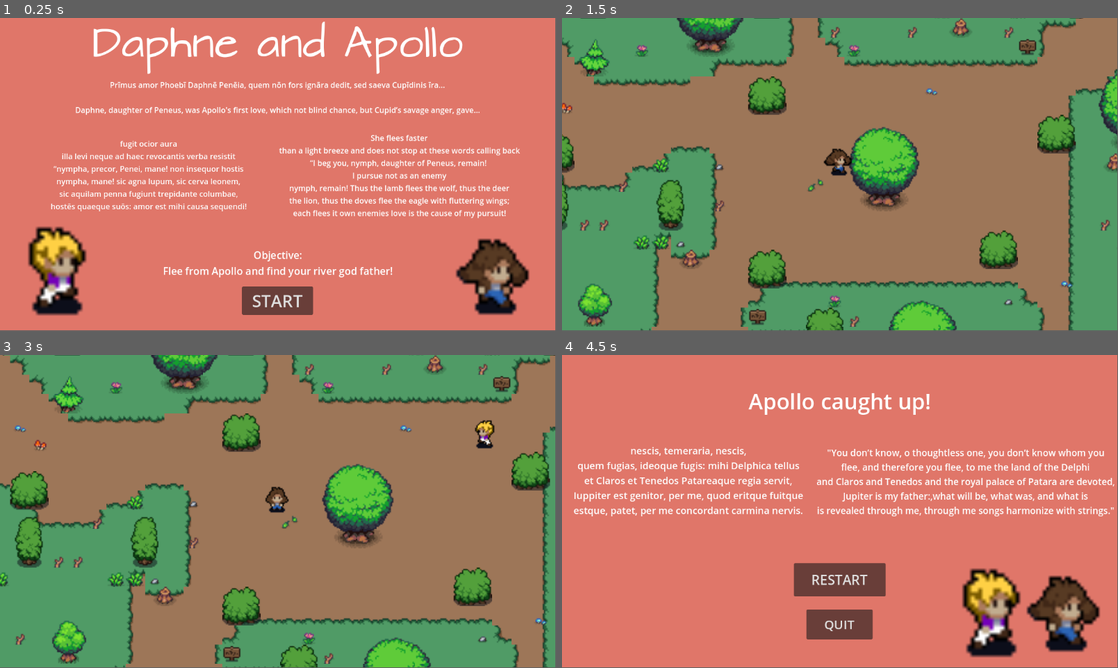
Above: before the commit, frames 1-4 (two rows, left to right).
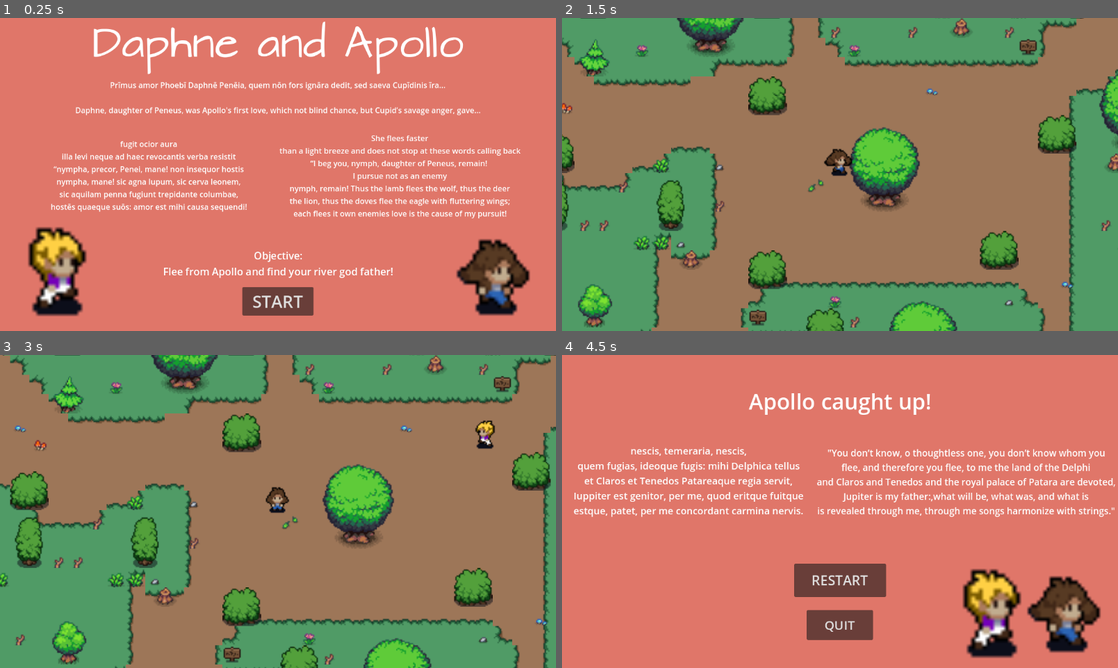
Above: after the commit, the same moments.

Repository: richardliu18/daphne-and-apollo
Game: Godot game, scene res://scenes/main.tscn
The game is run twice, just before and just after one commit, with the same random seed, the same clock (stepped at 60 frames per second) and the same inputs.
Inputs (mouse positions are in pixels of both pictures, inside the frame that each line leads up to):
- Up to frame 1 (0.25 s): no input
- Up to frame 2 (1.5 s): click "START" at 0.5 s; tap Enter (enter) at 1.25, 1.35 s; move the mouse to (962, 158) at 1.27 s; hold D (right) from 1.28 s (still down); click (962, 158) at 1.42 s
- Up to frame 3 (3 s): release D (right) at 2 s; click "RESTART" at 2 s; click "START" at 2.75 s
- Up to frame 4 (4.5 s): move the mouse to (728, 527) at 3.52 s; hold S (down) 3.53-4.28 s; tap Enter (enter) at 3.6, 4.35 s; move the mouse to (895, 442) at 4.27 s; hold D (right) from 4.28 s (still down)
In our replay, the window is 799x449 before the commit and 800x450 after it. These sizes can differ from the game's own. Grey fills any space a smaller window leaves; there, only what the larger window draws over its background counts as a difference.

The runs differ from the first frame. In frame 1, 6.8% of the frame differs, in the area x 5-96%, y 1-96%; in frame 2, 3.0%; in frame 3, 3.1%; in frame 4, 5.8%.

Commit message:
Fixed some bugs with camera and sprites in browser

Diff:
--- a/project.godot
+++ b/project.godot
@@ -14,6 +14,10 @@
 run/main_scene="uid://ctd4la6betihl"
 config/features=PackedStringArray("4.5", "Forward Plus")
 config/icon="res://icon.svg"
+
+[display]
+
+window/stretch/mode="viewport"
 
 [input]
 
--- a/scenes/apollo.tscn
+++ b/scenes/apollo.tscn
@@ -3,8 +3,9 @@
 [ext_resource type="Script" uid="uid://q71qrhsfaxxe" path="res://scripts/apollo.gd" id="1_gw16q"]
 [ext_resource type="Texture2D" uid="uid://53fa8jgdh28" path="res://apollo.png" id="2_gw16q"]
 
-[sub_resource type="CircleShape2D" id="CircleShape2D_gw16q"]
-radius = 11.0
+[sub_resource type="CapsuleShape2D" id="CapsuleShape2D_tq4pr"]
+radius = 7.0
+height = 22.0
 
 [sub_resource type="AnimationNodeAnimation" id="AnimationNodeAnimation_q05oq"]
 animation = &"running_side"
@@ -77,6 +78,24 @@
 "values": [0, 1, 2, 3]
 }
 
+[sub_resource type="Animation" id="Animation_j2ggw"]
+resource_name = "running_down"
+length = 0.6
+loop_mode = 1
+step = 0.1
+tracks/0/type = "value"
+tracks/0/imported = false
+tracks/0/enabled = true
+tracks/0/path = NodePath(".:frame")
+tracks/0/interp = 1
+tracks/0/loop_wrap = true
+tracks/0/keys = {
+"times": PackedFloat32Array(0, 0.1, 0.2, 0.3, 0.4, 0.5),
+"transitions": PackedFloat32Array(1, 1, 1, 1, 1, 1),
+"update": 1,
+"values": [18, 19, 20, 21, 22, 23]
+}
+
 [sub_resource type="Animation" id="Animation_q4w8f"]
 resource_name = "running_side"
 length = 0.6
@@ -113,24 +132,6 @@
 "values": [30, 31, 32, 33, 34, 35]
 }
 
-[sub_resource type="Animation" id="Animation_j2ggw"]
-resource_name = "running_down"
-length = 0.6
-loop_mode = 1
-step = 0.1
-tracks/0/type = "value"
-tracks/0/imported = false
-tracks/0/enabled = true
-tracks/0/path = NodePath(".:frame")
-tracks/0/interp = 1
-tracks/0/loop_wrap = true
-tracks/0/keys = {
-"times": PackedFloat32Array(0, 0.1, 0.2, 0.3, 0.4, 0.5),
-"transitions": PackedFloat32Array(1, 1, 1, 1, 1, 1),
-"update": 1,
-"values": [18, 19, 20, 21, 22, 23]
-}
-
 [sub_resource type="AnimationLibrary" id="AnimationLibrary_q05oq"]
 _data = {
 &"RESET": SubResource("Animation_m83pb"),
@@ -145,7 +146,7 @@
 script = ExtResource("1_gw16q")
 
 [node name="CollisionShape2D" type="CollisionShape2D" parent="."]
-shape = SubResource("CircleShape2D_gw16q")
+shape = SubResource("CapsuleShape2D_tq4pr")
 
 [node name="Sprite2D" type="Sprite2D" parent="."]
 position = Vector2(0, -8)
--- a/scenes/end_game.tscn
+++ b/scenes/end_game.tscn
@@ -21,21 +21,22 @@
 grow_vertical = 2
 theme_override_styles/panel = SubResource("StyleBoxFlat_0h6i1")
 
-[node name="Apollo" type="Sprite2D" parent="."]
-position = Vector2(886.99994, 539)
+[node name="Apollo" type="Sprite2D" parent="Panel"]
+position = Vector2(886.99994, 538.99994)
 scale = Vector2(7.7560406, 7.7913036)
 texture = ExtResource("2_0py74")
 region_enabled = true
 region_rect = Rect2(-8, 192, 64, 64)
 
-[node name="Label" type="Label" parent="."]
+[node name="Label" type="Label" parent="Panel"]
+layout_mode = 1
 anchors_preset = 5
 anchor_left = 0.5
 anchor_right = 0.5
 offset_left = -48.0
-offset_top = 189.0
+offset_top = 188.99994
 offset_right = 572.0
-offset_bottom = 366.0
+offset_bottom = 365.99994
 grow_horizontal = 2
 theme_override_font_sizes/font_size = 19
 text = "\"You don’t know, o thoughtless one, you don’t know whom you
@@ -46,50 +47,53 @@
 "
 horizontal_alignment = 1
 
-[node name="Restart" type="Button" parent="."]
+[node name="Restart" type="Button" parent="Panel"]
+layout_mode = 1
 anchors_preset = 8
 anchor_left = 0.5
 anchor_top = 0.5
 anchor_right = 0.5
 anchor_bottom = 0.5
 offset_left = -95.25
-offset_top = 108.0
+offset_top = 107.99994
 offset_right = 95.25
-offset_bottom = 177.0
+offset_bottom = 176.99994
 grow_horizontal = 2
 grow_vertical = 2
 size_flags_horizontal = 4
 theme_override_font_sizes/font_size = 28
 text = "RESTART"
 
-[node name="Quit" type="Button" parent="."]
+[node name="Quit" type="Button" parent="Panel"]
+layout_mode = 1
 anchors_preset = -1
 anchor_left = 0.5
 anchor_top = 0.5
 anchor_right = 0.5
 anchor_bottom = 0.897
 offset_left = -68.75
-offset_top = 204.0
+offset_top = 203.99994
 offset_right = 68.75
-offset_bottom = 8.744019
+offset_bottom = 8.7439575
 grow_horizontal = 2
 grow_vertical = 2
 size_flags_horizontal = 4
 theme_override_font_sizes/font_size = 26
 text = "QUIT"
 
-[node name="Sprite2D" type="Sprite2D" parent="."]
-position = Vector2(1043, 537)
+[node name="Sprite2D" type="Sprite2D" parent="Panel"]
+position = Vector2(1043, 536.99994)
 scale = Vector2(6.4557295, 6.994791)
 texture = ExtResource("3_5pifh")
 region_enabled = true
 region_rect = Rect2(192, 200, 48, 48)
 
-[node name="Label2" type="Label" parent="."]
+[node name="Label2" type="Label" parent="Panel"]
+layout_mode = 0
 offset_left = 12.0
-offset_top = 184.0
+offset_top = 183.99994
 offset_right = 513.0
-offset_bottom = 346.0
+offset_bottom = 345.99994
 theme_override_font_sizes/font_size = 20
 text = "nescis, temeraria, nescis,
 quem fugias, ideoque fugis: mihi Delphica tellus
@@ -98,18 +102,19 @@
 estque, patet, per me concordant carmina nervis."
 horizontal_alignment = 1
 
-[node name="Label3" type="Label" parent="."]
+[node name="Label3" type="Label" parent="Panel"]
+layout_mode = 1
 anchors_preset = 5
 anchor_left = 0.5
 anchor_right = 0.5
 offset_left = -189.5
-offset_top = 64.0
+offset_top = 63.99994
 offset_right = 189.5
-offset_bottom = 127.0
+offset_bottom = 126.99994
 grow_horizontal = 2
 theme_override_font_sizes/font_size = 45
 text = "Apollo caught up!"
 horizontal_alignment = 1
 
-[connection signal="pressed" from="Restart" to="." method="_on_restart_pressed"]
-[connection signal="pressed" from="Quit" to="." method="_on_quit_pressed"]
+[connection signal="pressed" from="Panel/Restart" to="." method="_on_restart_pressed"]
+[connection signal="pressed" from="Panel/Quit" to="." method="_on_quit_pressed"]
--- a/scenes/main.tscn
+++ b/scenes/main.tscn
@@ -9,9 +9,9 @@
 [node name="Main" type="Node2D"]
 script = ExtResource("1_tbgi4")
 
+[node name="Map" parent="." instance=ExtResource("3_o6xl0")]
+
 [node name="ApolloEndGame" parent="." instance=ExtResource("2_tefeu")]
-
-[node name="Map" parent="." instance=ExtResource("3_o6xl0")]
 
 [node name="TreeEndGame" parent="." instance=ExtResource("4_tipki")]
 
--- a/scenes/start_game.tscn
+++ b/scenes/start_game.tscn
@@ -11,7 +11,17 @@
 [node name="StartGame" type="CanvasLayer"]
 script = ExtResource("1_lhive")
 
-[node name="Label2" type="Label" parent="."]
+[node name="Panel" type="Panel" parent="."]
+z_index = -1
+anchors_preset = 15
+anchor_right = 1.0
+anchor_bottom = 1.0
+grow_horizontal = 2
+grow_vertical = 2
+theme_override_styles/panel = SubResource("StyleBoxFlat_wcjs8")
+
+[node name="Label2" type="Label" parent="Panel"]
+layout_mode = 1
 anchors_preset = 8
 anchor_left = 0.5
 anchor_top = 0.5
@@ -31,7 +41,8 @@
 hostēs quaeque suōs: amor est mihi causa sequendi!"
 horizontal_alignment = 1
 
-[node name="Label" type="Label" parent="."]
+[node name="Label" type="Label" parent="Panel"]
+layout_mode = 1
 anchors_preset = 5
 anchor_left = 0.5
 anchor_right = 0.5
@@ -45,16 +56,8 @@
 text = "Daphne and Apollo"
 horizontal_alignment = 1
 
-[node name="Panel" type="Panel" parent="."]
-z_index = -1
-anchors_preset = 15
-anchor_right = 1.0
-anchor_bottom = 1.0
-grow_horizontal = 2
-grow_vertical = 2
-theme_override_styles/panel = SubResource("StyleBoxFlat_wcjs8")
-
-[node name="Title" type="Label" parent="."]
+[node name="Title" type="Label" parent="Panel"]
+layout_mode = 1
 anchors_preset = 5
 anchor_left = 0.5
 anchor_right = 0.5
@@ -69,8 +72,9 @@
 "
 horizontal_alignment = 1
 
-[node name="Start" type="Button" parent="."]
+[node name="Start" type="Button" parent="Panel"]
 z_index = 1
+layout_mode = 1
 anchors_preset = 7
 anchor_left = 0.5
 anchor_top = 1.0
@@ -86,7 +90,8 @@
 toggle_mode = true
 text = "START"
 
-[node name="Explanation" type="Label" parent="."]
+[node name="Explanation" type="Label" parent="Panel"]
+layout_mode = 1
 anchors_preset = 8
 anchor_left = 0.5
 anchor_top = 0.5
@@ -108,21 +113,22 @@
 "
 horizontal_alignment = 1
 
-[node name="Apollo" type="Sprite2D" parent="."]
+[node name="Apollo" type="Sprite2D" parent="Panel"]
 position = Vector2(115.00001, 529)
 scale = Vector2(7.7560406, 7.7913036)
 texture = ExtResource("3_wcjs8")
 region_enabled = true
 region_rect = Rect2(-8, 192, 64, 64)
 
-[node name="Sprite2D" type="Sprite2D" parent="."]
+[node name="Sprite2D" type="Sprite2D" parent="Panel"]
 position = Vector2(1025, 537)
 scale = Vector2(6.4557295, 6.994791)
 texture = ExtResource("4_qr1nj")
 region_enabled = true
 region_rect = Rect2(192, 200, 48, 48)
 
-[node name="Label3" type="Label" parent="."]
+[node name="Label3" type="Label" parent="Panel"]
+layout_mode = 1
 anchors_preset = 8
 anchor_left = 0.5
 anchor_top = 0.5
@@ -139,4 +145,4 @@
 Flee from Apollo and find your river god father!"
 horizontal_alignment = 1
 
-[connection signal="pressed" from="Start" to="." method="_on_start_pressed"]
+[connection signal="pressed" from="Panel/Start" to="." method="_on_start_pressed"]
--- a/scenes/tree_end_game.tscn
+++ b/scenes/tree_end_game.tscn
@@ -21,16 +21,47 @@
 grow_vertical = 2
 theme_override_styles/panel = SubResource("StyleBoxFlat_ebl7i")
 
-[node name="Label" type="Label" parent="."]
+[node name="Label3" type="Label" parent="Panel"]
+layout_mode = 1
+anchors_preset = 5
+anchor_left = 0.5
+anchor_right = 0.5
+offset_left = -414.0
+offset_top = 55.99994
+offset_right = 414.0
+offset_bottom = 155.99994
+grow_horizontal = 2
+theme_override_font_sizes/font_size = 39
+text = "You have turned into a tree!"
+horizontal_alignment = 1
+
+[node name="Label2" type="Label" parent="Panel"]
+layout_mode = 0
+offset_left = 39.0
+offset_top = 162.99994
+offset_right = 485.0
+offset_bottom = 362.99994
+theme_override_font_sizes/font_size = 18
+text = "fer, pater,” inquit “opem! sī flūmina nūmen habētis,
+quā nimium placuī, mūtandō perde figūram!”
+vix prece finitā torpor gravis occupat artūs,
+mollia cinguntur tenui praecordia libro,
+in frondem crinēs, in ramos bracchia crescunt,
+pes modo tam velox pigris radicibus haeret,
+ora cacumen habet: remanet nitor unus in illa."
+horizontal_alignment = 1
+
+[node name="Label" type="Label" parent="Panel"]
+layout_mode = 1
 anchors_preset = 8
 anchor_left = 0.5
 anchor_top = 0.5
 anchor_right = 0.5
 anchor_bottom = 0.5
 offset_left = -160.0
-offset_top = -161.0
+offset_top = -161.00006
 offset_right = 700.0
-offset_bottom = 81.0
+offset_bottom = 80.99994
 grow_horizontal = 2
 grow_vertical = 2
 theme_override_font_sizes/font_size = 18
@@ -43,79 +74,53 @@
 her face has the top of a tree, a single splendor remains in her."
 horizontal_alignment = 1
 
-[node name="Restart" type="Button" parent="."]
+[node name="Restart" type="Button" parent="Panel"]
+layout_mode = 1
 anchors_preset = 8
 anchor_left = 0.5
 anchor_top = 0.5
 anchor_right = 0.5
 anchor_bottom = 0.5
 offset_left = -72.125
-offset_top = 147.0
+offset_top = 146.99994
 offset_right = 72.125
-offset_bottom = 203.5
+offset_bottom = 203.49994
 grow_horizontal = 2
 grow_vertical = 2
 theme_override_font_sizes/font_size = 21
 text = "RESTART"
 
-[node name="Quit" type="Button" parent="."]
+[node name="Quit" type="Button" parent="Panel"]
+layout_mode = 1
 anchors_preset = -1
 anchor_left = 0.5
 anchor_top = 0.5
 anchor_right = 0.5
 anchor_bottom = 0.648
 offset_left = -56.0
-offset_top = 213.0
+offset_top = 212.99994
 offset_right = 56.0
-offset_bottom = 167.09601
+offset_bottom = 167.09595
 grow_horizontal = 2
 grow_vertical = 2
 theme_override_font_sizes/font_size = 23
 text = "QUIT"
 
-[node name="Sprite2D" type="Sprite2D" parent="."]
+[node name="Sprite2D" type="Sprite2D" parent="Panel"]
 z_index = 1
-position = Vector2(971.1041, 506.20313)
+position = Vector2(971.1041, 506.20306)
 scale = Vector2(4.0279937, 3.7834206)
 texture = ExtResource("2_tsxnn")
 region_enabled = true
 region_rect = Rect2(272, 8, 64, 72)
 
-[node name="Apollo" type="Sprite2D" parent="."]
+[node name="Apollo" type="Sprite2D" parent="Panel"]
 z_index = 1
-position = Vector2(193.00012, 513)
+position = Vector2(193.00012, 512.99994)
 scale = Vector2(7.7560406, 7.7913036)
 texture = ExtResource("3_ea1ia")
 region_enabled = true
 region_rect = Rect2(-8, 192, 64, 64)
 
-[node name="Label2" type="Label" parent="."]
-offset_left = 39.0
-offset_top = 163.0
-offset_right = 485.0
-offset_bottom = 363.0
-theme_override_font_sizes/font_size = 18
-text = "fer, pater,” inquit “opem! sī flūmina nūmen habētis,
-quā nimium placuī, mūtandō perde figūram!”
-vix prece finitā torpor gravis occupat artūs,
-mollia cinguntur tenui praecordia libro,
-in frondem crinēs, in ramos bracchia crescunt,
-pes modo tam velox pigris radicibus haeret,
-ora cacumen habet: remanet nitor unus in illa."
-horizontal_alignment = 1
-
-[node name="Label3" type="Label" parent="."]
-anchors_preset = 5
-anchor_left = 0.5
-anchor_right = 0.5
-offset_left = -414.0
-offset_top = 56.0
-offset_right = 414.0
-offset_bottom = 156.0
-grow_horizontal = 2
-theme_override_font_sizes/font_size = 39
-text = "You have turned into a tree!"
-horizontal_alignment = 1
-
-[connection signal="pressed" from="Restart" to="." method="_on_restart_pressed"]
-[connection signal="pressed" from="Quit" to="." method="_on_quit_pressed"]
+[connection signal="pressed" from="Panel/Restart" to="." method="_on_restart_pressed"]
+[connection signal="pressed" from="Panel/Quit" to="." method="_on_quit_pressed"]
--- a/scripts/apollo.gd
+++ b/scripts/apollo.gd
@@ -1,6 +1,6 @@
 extends CharacterBody2D
 
-@export var speed: float = 155
+@export var speed: float = 156
 
 @onready var player = get_node("../Player")
 @onready var sprite_2d: Sprite2D = $Sprite2D
@@ -37,9 +37,9 @@
 	for i in get_slide_collision_count():
 		var collision = get_slide_collision(i)
 		var body = collision.get_collider()
-		print("Hit:", body.name)
+		#print("Hit:", body.name)
 		if body == player:
-			print("end game")
+			#print("end game")
 			main.set_state(main.GameState.APOLLO_END)
 
 
--- a/scripts/player.gd
+++ b/scripts/player.gd
@@ -45,9 +45,9 @@
 	for i in get_slide_collision_count():
 		var collision = get_slide_collision(i)
 		var body = collision.get_collider()
-		print("Hit:", body.name)
+		#print("Hit:", body.name)
 		if body == water:
-			print("pray")
+			#print("pray")
 			main.set_state(main.GameState.PRAYER)
 			if Input.is_action_just_pressed("enter"):
 				main.set_state(main.GameState.TREE_END)
Not shown, added: export_presets.cfg
Not shown, added: exports/web/DaphneAndApollo.apple-touch-icon.png.import
Not shown, added: exports/web/DaphneAndApollo.icon.png.import
Not shown, added: exports/web/DaphneAndApollo.png.import
Not shown, added: .DS_Store
Not shown, added: exports/web/DaphneAndApollo.apple-touch-icon.png
Not shown, added: exports/web/DaphneAndApollo.audio.position.worklet.js
Not shown, added: exports/web/DaphneAndApollo.audio.worklet.js
Not shown, added: exports/web/DaphneAndApollo.html
Not shown, added: exports/web/DaphneAndApollo.icon.png
Not shown, added: exports/web/DaphneAndApollo.js
Not shown, added: exports/web/DaphneAndApollo.pck
(and 2 more such lines)
